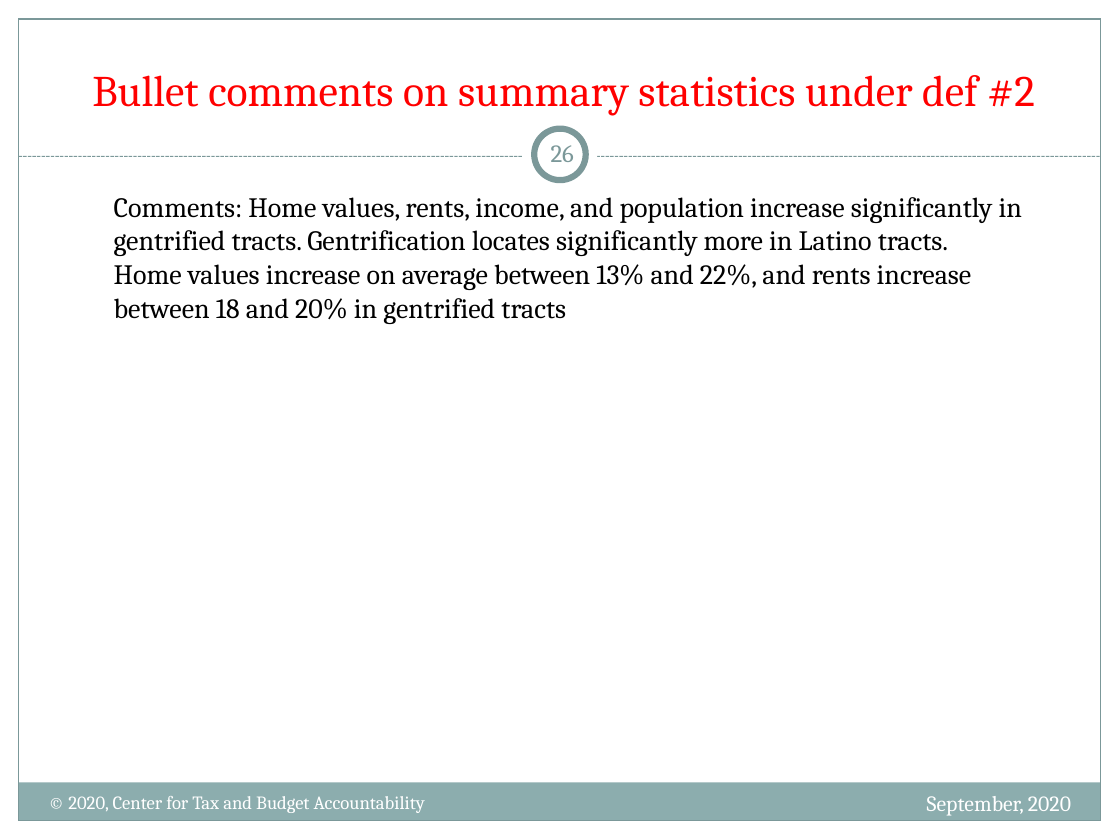
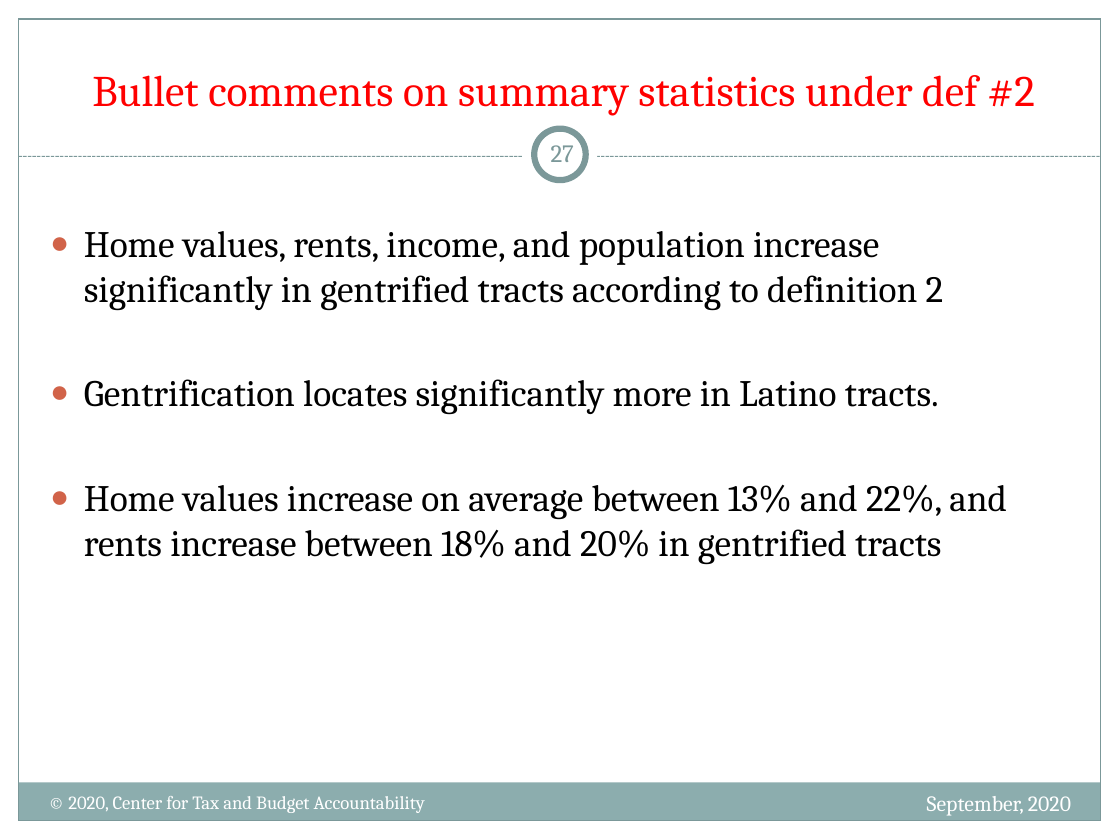
Before and after one commit to nanojgarcia/CTBA_FD, a slide deck: slide 27 of NHS - Gentrification in the City of Chicago.pptx (slide 26 before the commit). Drawn at 1120x840 pixels with LibreOffice and Linux fonts; fonts in the diff are those of the drawing. Boxes give left, top, right and bottom in pixels: in the first picture for what was removed or moved away, otherwise in the second. Text is boxed around its words. In the diff, an @@ line names an element or a change of style, - is before the commit and + after.

Commit message:
progress presentation

```diff
--- a/NHS - Gentrification in the City of Chicago.pptx
+++ b/NHS - Gentrification in the City of Chicago.pptx
@@ page number at bbox=[551, 145, 574, 162]: text changed @@
-26
+27
@@ text at bbox=[84, 231, 1007, 565]: text changed; size 18 to 24 pt @@
-Comments: Home values, rents, income, and population increase significantly in gentrified tracts. Gentrification locates significantly more in Latino tracts.
-Home values increase on average between 13% and 22%, and rents increase between 18 and 20% in gentrified tracts
+● Home values, rents, income, and population increase significantly in gentrified tracts according to definition 2
+● Gentrification locates significantly more in Latino tracts.
+● Home values increase on average between 13% and 22%, and rents increase between 18% and 20% in gentrified tracts
```
Also in this commit, not shown: 15 other slides changed, 1 slide added, 1 other file.
